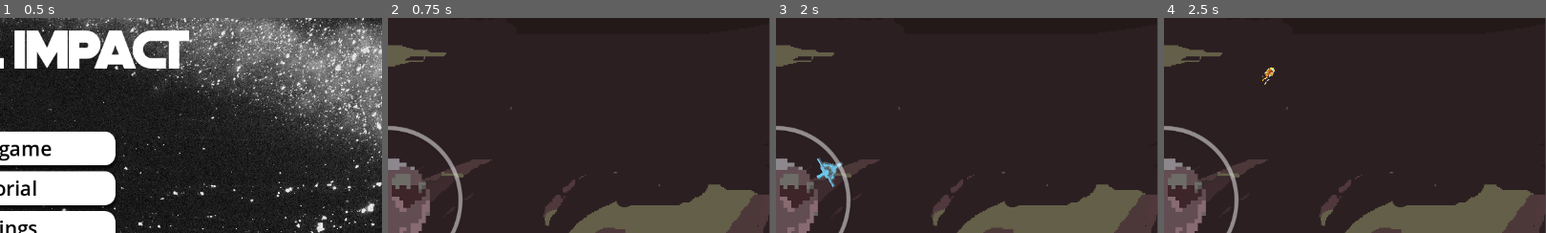
Above: before the commit, frames 1-4 (left to right).
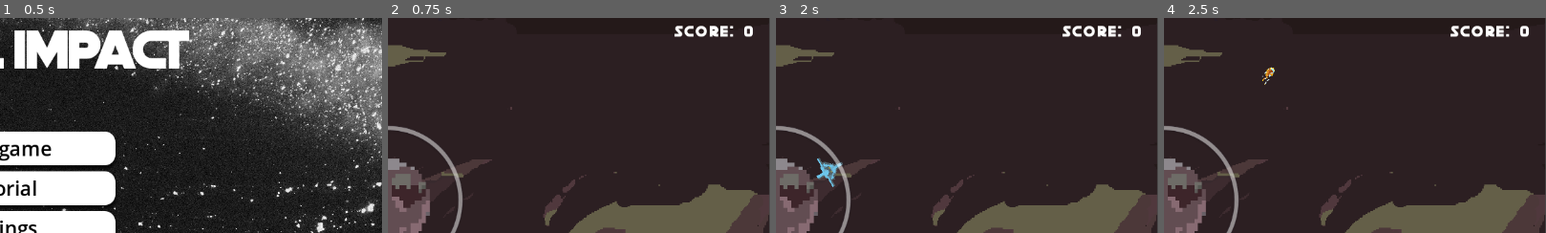
Above: after the commit, the same moments.

Repository: Affirmadrip/orbital-shield-defense
Game: Godot game, scene res://scenes/main_menu.tscn
The game is run twice, just before and just after one commit, with the same random seed, the same clock (stepped at 60 frames per second) and the same inputs.
Inputs:
- Up to frame 1 (0.5 s): no input
- Up to frame 2 (0.75 s): click "Start game" at 0.5 s
- Up to frame 3 (2 s): tap Enter at 1.25 s; hold D (Fly_right) from 1.28 s (still down); hold Shift (Fly_Faster) from 1.28 s (still down)
- Up to frame 4 (2.5 s): release D (Fly_right) at 2.03 s; release Shift (Fly_Faster) at 2.03 s; hold A (Fly_left) from 2.03 s (still down); tap Space (Shoot) at 2.1 s
The pictures show only the part of the screen within x 50-100%, y 8-58%; the shares and areas given below are measured in that part.

Frame 1 is identical in both runs. In frame 2, 0.7% of the frame differs, in the area x 75-96%, y 3-9%; in frame 3, 0.7%; in frame 4, 0.7%.

Commit message:
added score ui

Diff:
--- a/scenes/stage.tscn
+++ b/scenes/stage.tscn
@@ -101,6 +101,16 @@
 text = "Stage 1"
 horizontal_alignment = 2
 
+[node name="ScoreLabel" type="Label" parent="UI"]
+offset_left = 1000.0
+offset_top = 58.0
+offset_right = 1130.0
+offset_bottom = 81.0
+theme_override_fonts/font = SubResource("FontVariation_spacing")
+theme_override_font_sizes/font_size = 22
+text = "Score: 0"
+horizontal_alignment = 2
+
 [node name="Center" type="Marker2D" parent="."]
 position = Vector2(581, 316)
 
@@ -214,7 +224,7 @@
 layout_mode = 2
 size_flags_horizontal = 4
 theme_override_font_sizes/font_size = 72
-text = "SCORE"
+text = "Thanks For Playing"
 horizontal_alignment = 1
 
 [node name="PlayAgainButton" type="Button" parent="Clear stage 2/VBoxContainer"]
--- a/scripts/bullet.gd
+++ b/scripts/bullet.gd
@@ -31,6 +31,6 @@
 	if area is Alien:
 		bullet_hitted.emit(damage)
 		area.take_damage(damage)
-		print("Hitted!")
+		#print("Hitted!")
 		if not charged:
 			queue_free()
--- a/scripts/stage.gd
+++ b/scripts/stage.gd
@@ -10,6 +10,9 @@
 @onready var hp_bar: ProgressBar = $UI/HPBar
 @onready var timer_label: Label = $UI/TimerLabel
 @onready var stage_label: Label = $UI/StageLabel
+@onready var score_label: Label = $UI/ScoreLabel
+
+var score: int = 0
 
 signal invulnerable()
 
@@ -97,6 +100,12 @@
 
 	_update_stage_ui()
 
+func _update_stage_ui() -> void:
+	if stage_label:
+		stage_label.text = "STAGE " + str(current_stage)
+	if score_label:
+		score_label.text = "Score: " + str(score)
+
 func _create_enemy_list(counts: Dictionary) -> void:
 	spawn_queue.clear()
 	# Add enemies to the list based on config
@@ -208,9 +217,7 @@
 	if timer_label:
 		timer_label.text = "%d" % ceil(max(0, stage_timer))
 
-func _update_stage_ui() -> void:
-	if stage_label:
-		stage_label.text = "STAGE " + str(current_stage)
+
 
 func _on_barrier_area_entered(area: Area2D) -> void:
 	if area is Alien:
